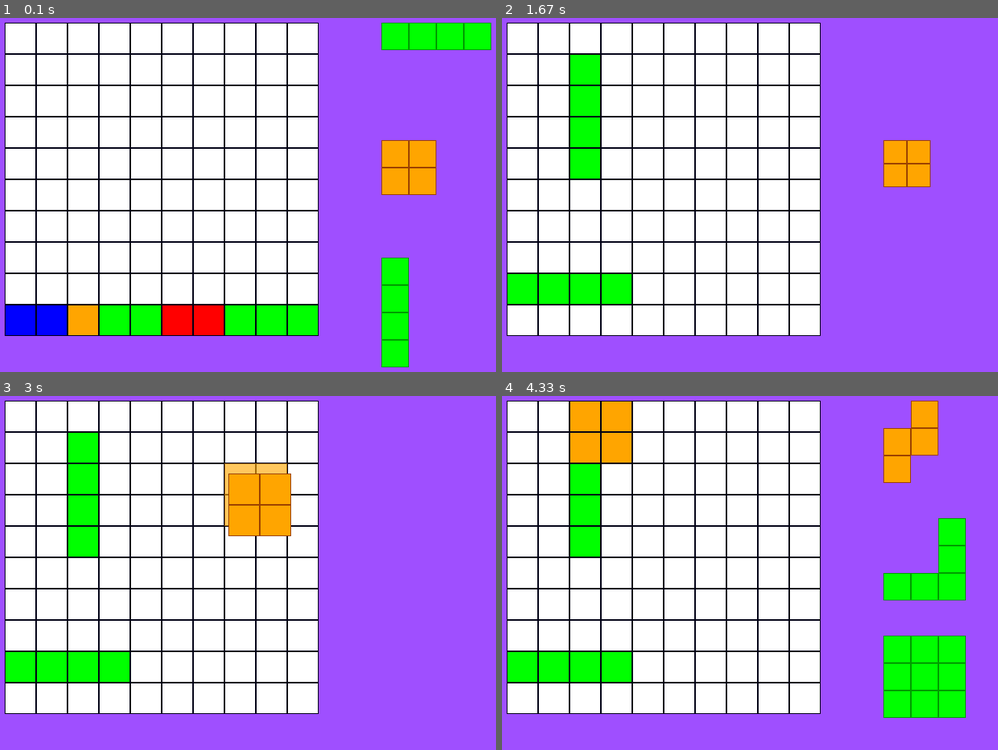
Above: before the commit, frames 1-4 (two rows, left to right).
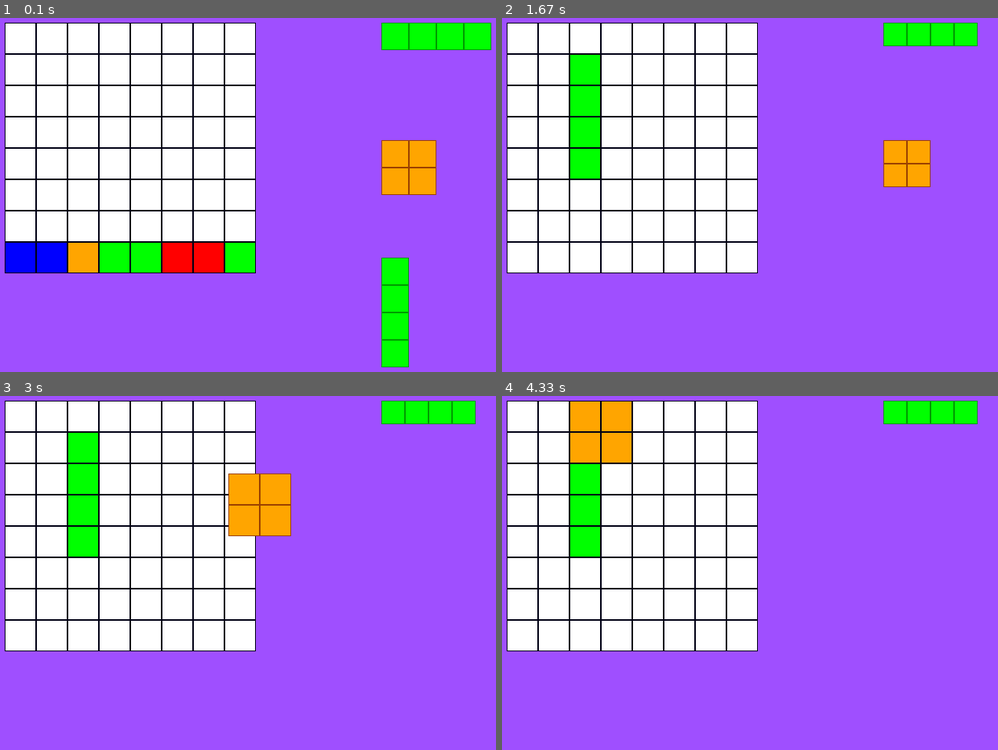
Above: after the commit, the same moments.

Repository: zaamilion/yandex_pygame_project
Game: pygame game, started from code/main.py
Two runs of this game, one before a commit and one after it. Both use one fixed random seed, a clock stepped at 60 frames per second and the inputs below.
Inputs (mouse positions are in pixels of both pictures, inside the frame that each line leads up to):
- Up to frame 1 (0.1 s): no input
- Up to frame 2 (1.67 s): press the mouse at (898, 311) at 0.37 s; move the mouse to (754, 209) at 0.47 s; release the mouse at (611, 110) at 0.6 s; press the mouse at (938, 35) at 0.7 s; move the mouse to (759, 173) at 0.8 s; release the mouse at (581, 315) at 0.93 s; press the mouse at (908, 166) at 1.03 s; move the mouse to (908, 141) at 1.13 s; release the mouse at (903, 113) at 1.27 s
- Up to frame 3 (3 s): press the mouse at (406, 541) at 2.87 s; move the mouse to (252, 498) at 2.97 s
- Up to frame 4 (4.33 s): release the mouse at (601, 452) at 3.1 s

The runs differ from the first frame. In frame 1, 24% of the frame differs, in the area x 0-65%, y 1-90%; in frame 2, 21%; in frame 3, 20%; in frame 4, 29%, in the area x 0-96%, y 1-91%.

Commit message:
bugs also

Diff:
--- a/code/boards.py
+++ b/code/boards.py
@@ -80,6 +80,30 @@
         self.break_col(cell[1])
         return True
 
+    def check_board_set_figure(self, figure: list) -> bool:
+        for row in range(self.height):
+            for col in range(self.width):
+                res = self.check_cell_set_figure(
+                    (
+                        row,
+                        col,
+                    ),
+                    figure,
+                )
+                if res is True:
+                    return True
+        return False
+
+    def check_cell_set_figure(self, cell: tuple, figure: list) -> bool:
+        for y in range(len(figure)):
+            for x in range(len(figure[0])):
+                if 0 <= cell[0] + y < self.height and 0 <= cell[1] + x < self.width:
+                    if figure[y][x] == 1 and self.board[cell[0] + y][cell[1] + x] == 0:
+                        return False
+                else:
+                    return False
+        return True
+
     def break_row(self, row):
         for x in range(0, self.width):
             self.board[row][x] = 0
--- a/code/scenes.py
+++ b/code/scenes.py
@@ -20,8 +20,9 @@
     def __init__(self, screen):
         self.screen = screen
         self.score = 0
-        self.board = Board(10, 10)
-        self.fake_board = FakeBoard(10, 10)
+        self.death = False
+        self.board = Board(8, 8)
+        self.fake_board = FakeBoard(8, 8)
         self.figures = Figures()
         self.animation = animations.Start(self.board)
 
@@ -31,12 +32,14 @@
         self.figures.render(self.screen)
         if self.animation.running:
             self.animation.render(self.screen)
+        if self.death:
+            pygame.quit()
 
     def event(self, event):
         if event.type == pygame.MOUSEBUTTONDOWN:
             self.figures.get_click(event.pos)
 
-        if event.type == pygame.MOUSEMOTION:
+        elif event.type == pygame.MOUSEMOTION:
             self.figures.motion(event.pos)
             self.fake_board.clear()
 
@@ -63,15 +66,22 @@
                                 COLORS.index(figure.color),
                             )
 
-        if event.type == pygame.MOUSEBUTTONUP:
+        elif event.type == pygame.MOUSEBUTTONUP:
             figure = self.figures.get_selectabled()
             if not figure:
                 return
             cell = self.board.get_click((figure.x, figure.y))
             if cell:
                 self.set_figure(cell, figure)
+                self.death = self.check_death()
             else:
                 self.figures.return_to_start_pos()
+
+    def check_death(self):
+        for figure in self.figures.figures:
+            if self.board.check_board_set_figure(figure.figure) is True:
+                return False
+        return True
 
     def set_figure(self, cell, figure):
         for row in range(figure.h):
